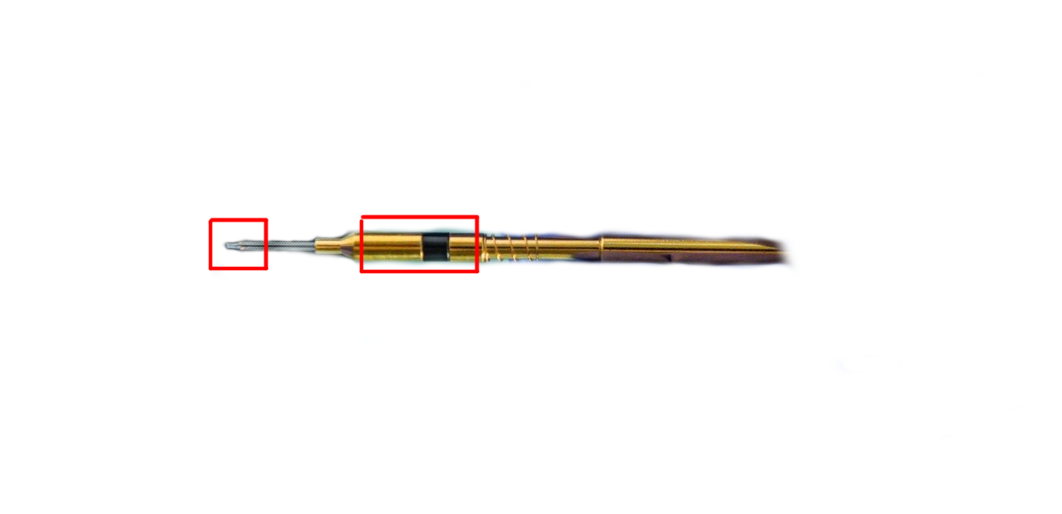
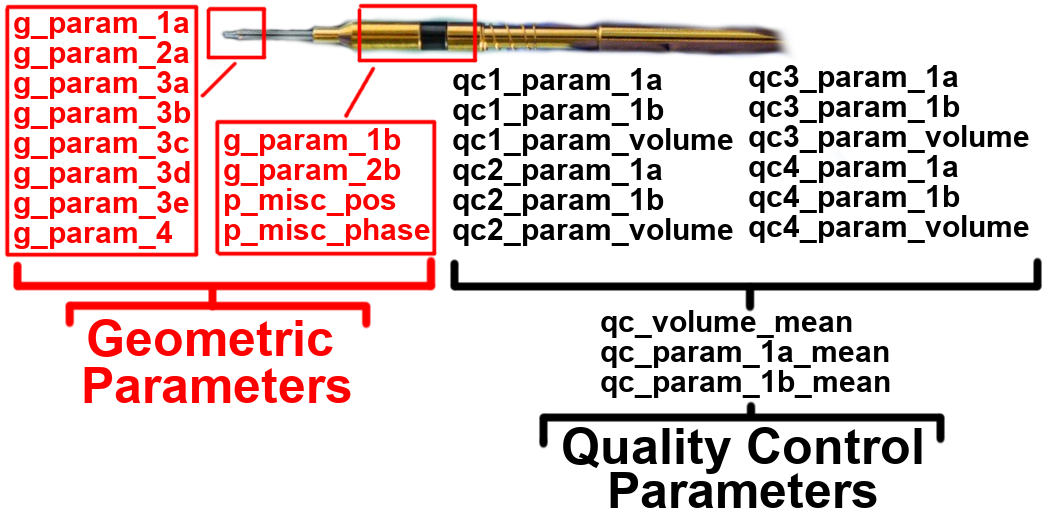
Revision of a layered w=1062, h=514 image; what changed, layer by layer:
added layer "qc3_param_1a ..." above "qc_volume_mean ..." over [749,65,1029,243]
added layer "qc_volume_mean ..." above "qc1_param_1a ..." over [601,310,890,398]
added layer "qc1_param_1a ..." above "g_param_1b ..." over [453,68,733,246]
added layer "g_param_1b ..." above "g_param_1a ..." over [224,128,430,246]
added layer "g_param_1a ..." above "param_borders" over [14,11,191,249]
renamed "Ebene #1" to "param_borders", painted on it over [4,3,480,274]
renamed "Eingefügte Ebene" to "nozzle", painted on it over [195,12,1029,441]
added layer "Quality Control ..." above "Geometric ..." over [563,427,922,508]
added layer "Geometric ..." above "Ebene #1" over [84,319,351,403]
added layer "brakcets" above "Ebene" over [12,255,1043,450]
